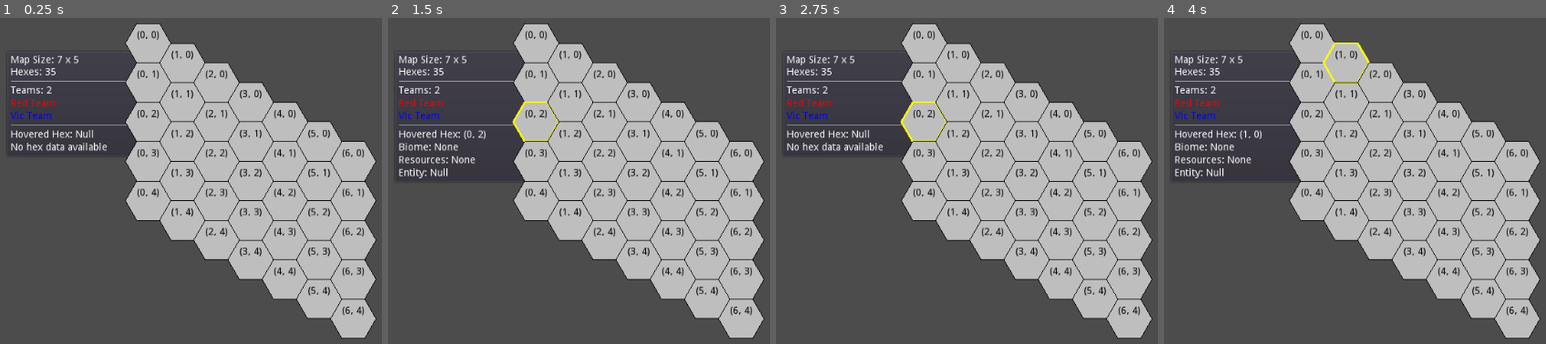
Above: before the commit, frames 1-4 (left to right).
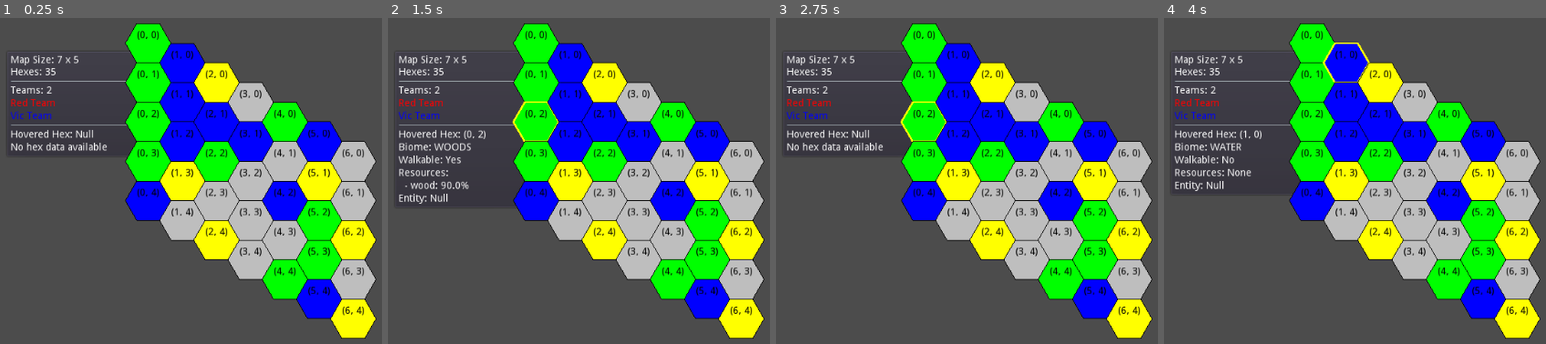
Above: after the commit, the same moments.

Repository: vgMonky/hexa_survival
Game: Godot game, scene res://hex_survival/main.tscn
Same seed, same stepped clock (60 frames per second), same inputs: the game is played once before the commit and once after it.
Inputs (mouse positions are in pixels of both pictures, inside the frame that each line leads up to):
- Up to frame 1 (0.25 s): no input
- Up to frame 2 (1.5 s): tap Enter at 0.5 s; drag from (536, 44) to (536, 161) at 0.52 s; tap Space at 1.25 s; drag from (536, 83) to (536, 200) at 1.27 s
- Up to frame 3 (2.75 s): tap Enter at 2 s; move the mouse to (924, 122) at 2.02 s; click (924, 122) at 2.17 s
- Up to frame 4 (4 s): tap Space at 2.75 s; drag from (1312, 161) to (1347, 63) at 2.77 s; tap Enter at 3.5 s; drag from (1312, 200) to (1347, 63) at 3.52 s

The runs differ from the first frame. In frame 1, 26% of the frame differs, in the area x 32-99%, y 1-99%; in frame 2, 27%, in the area x 2-99%, y 1-99%; in frame 3, 26%; in frame 4, 27%.

Commit message:
added biome system

Diff:
--- a/hex_survival/game/state/state_manager.gd
+++ b/hex_survival/game/state/state_manager.gd
@@ -10,6 +10,7 @@
 # Systems
 var team_system: TeamSystem = TeamSystem.new()
 var map_system: MapSystem = MapSystem.new()
+var biome_system: BiomeSystem = BiomeSystem.new()
 
 func initialize(width: int, height: int) -> void:
    randomize()
@@ -39,12 +40,16 @@
 	   print("State updated: ", changes.type)
 
 func _process_event(event: Dictionary) -> Dictionary:
-   match event.type:
-	   "add_team":
-		   return team_system.process_event(current_state, event)
-	   "generate_map":
-		   return map_system.process_event(current_state, event)
-   return {}
+	match event.type:
+		"add_team":
+			return team_system.process_event(current_state, event)
+		"generate_map":
+			# Chain the systems: MapSystem creates structure, BiomeSystem applies biomes
+			var map_result = map_system.process_event(current_state, event)
+			if map_result.empty():
+				return {}
+			return biome_system.process_event(current_state, map_result)
+	return {}
 
 func _apply_changes(changes: Dictionary) -> GameState:
 	var new_state = GameState.new(current_state.map_data.width, current_state.map_data.height)
--- /dev/null
+++ b/hex_survival/game/systems/biome_system.gd
@@ -0,0 +1,57 @@
+# game/systems/biome_system.gd
+class_name BiomeSystem
+extends BaseSystem
+
+const BIOME_TYPES = {
+	"WOODS": {
+		"color": Color.green,
+		"walkable": true,
+		"resources": {
+			"wood": 0.9  # 90% chance
+		}
+	},
+	"CAVE": {
+		"color": Color.gray,
+		"walkable": true,
+		"resources": {
+			"rock": 0.9,  # 90% chance
+			"iron": 0.2   # 20% chance
+		}
+	},
+	"DESERT": {
+		"color": Color.yellow,
+		"walkable": true,
+		"resources": {}  # no resources
+	},
+	"WATER": {
+		"color": Color.blue,
+		"walkable": false,
+		"resources": {}  # no resources
+	}
+}
+
+func process_event(current_state: GameState, event: Dictionary) -> Dictionary:
+	match event.type:
+		"generate_map":
+			return _apply_biomes(current_state, event)
+	return {}
+
+func _apply_biomes(_state: GameState, event: Dictionary) -> Dictionary:
+	var hexes = event.hexes # Get the hexes from the MapSystem
+
+	# Apply biomes to each hex
+	for hex in hexes.values():
+		var biome_type = _get_random_biome()
+		hex.biome = biome_type
+		hex.biome_data = BIOME_TYPES[biome_type]
+
+	return {
+		"type": "generate_map",
+		"width": event.width,
+		"height": event.height,
+		"hexes": hexes
+	}
+
+func _get_random_biome() -> String:
+	var biomes = BIOME_TYPES.keys()
+	return biomes[randi() % biomes.size()]
--- a/hex_survival/game/systems/map_system.gd
+++ b/hex_survival/game/systems/map_system.gd
@@ -5,16 +5,24 @@
 func process_event(current_state: GameState, event: Dictionary) -> Dictionary:
 	match event.type:
 		"generate_map":
-			return _generate_map(current_state, event)
+			return _generate_map_structure(current_state, event)
 	return {}
 
-func _generate_map(_state: GameState, event: Dictionary) -> Dictionary:
+func _generate_map_structure(_state: GameState, event: Dictionary) -> Dictionary:
+	# Validate map dimensions
+	if event.width <= 0 or event.height <= 0:
+		push_error("Invalid map dimensions")
+		return {}
+
+	# Create basic hex structure
 	var hexes = {}
 	for q in range(event.width):
 		for r in range(event.height):
 			hexes[Vector2(q, r)] = {
 				"position": Vector2(q, r),
-				"entity": null
+				"entity": null,
+				"biome": null,
+				"biome_data": null
 			}
 
 	return {
--- a/hex_survival/view/map/hex_location.gd
+++ b/hex_survival/view/map/hex_location.gd
@@ -6,6 +6,7 @@
 
 var hex_pos: Vector2
 var is_hovered: bool = false
+var biome_data: Dictionary
 
 func _ready() -> void:
 	connect("mouse_entered", self, "_on_mouse_entered")
@@ -17,14 +18,17 @@
 	collision_shape.shape.radius = HEX_SIZE / 1.5
 	add_child(collision_shape)
 
-func initialize(pos: Vector2) -> void:
+func initialize(pos: Vector2, hex_data: Dictionary = {}) -> void:
 	hex_pos = pos
+	if hex_data.has("biome_data"):
+		biome_data = hex_data.biome_data
 	update()
 
 func _draw() -> void:
 	var points = _get_hex_points()
-	# Draw the hex shape
-	draw_colored_polygon(points, Color.gray)
+	# Draw the hex shape with biome color
+	var color = biome_data.get("color", Color.gray)
+	draw_colored_polygon(points, color)
 	# Draw the hex border
 	if is_hovered:
 		draw_polyline(points + [points[0]], Color.yellow, 3.0)
--- a/hex_survival/view/map/map_view.gd
+++ b/hex_survival/view/map/map_view.gd
@@ -35,7 +35,8 @@
 			add_child(hex)
 			var pos = Vector2(q, r)
 			hex.position = _get_hex_position(pos)
-			hex.initialize(pos)
+			var hex_data = state_manager.current_state.map_data.hexes[pos]
+			hex.initialize(pos, hex_data)
 			hex_locations[pos] = hex
 
 func _get_hex_position(pos: Vector2) -> Vector2:
--- a/hex_survival/view/ui/info_ui.gd
+++ b/hex_survival/view/ui/info_ui.gd
@@ -47,12 +47,35 @@
 
 	if hovered_hex in state.map_data.hexes:
 		var hex_data = state.map_data.hexes[hovered_hex]
+		# Display biome type
 		hex_label = Label.new()
 		hex_label.text = "Biome: %s" % str(hex_data.get("biome", "None"))
 		hex_info.add_child(hex_label)
+
+		# Display walkability
 		hex_label = Label.new()
-		hex_label.text = "Resources: %s" % str(hex_data.get("resources", "None"))
+		var walkable = hex_data.get("biome_data", {}).get("walkable", false)
+		hex_label.text = "Walkable: %s" % ("Yes" if walkable else "No")
 		hex_info.add_child(hex_label)
+
+		# Display resources and their chances
+		var resources = hex_data.get("biome_data", {}).get("resources", {})
+		if resources.empty():
+			hex_label = Label.new()
+			hex_label.text = "Resources: None"
+			hex_info.add_child(hex_label)
+		else:
+			hex_label = Label.new()
+			hex_label.text = "Resources:"
+			hex_info.add_child(hex_label)
+
+			for resource in resources:
+				var chance = resources[resource] * 100
+				hex_label = Label.new()
+				hex_label.text = "  - %s: %.1f%%" % [resource, chance]
+				hex_info.add_child(hex_label)
+
+		# Display entity if any
 		hex_label = Label.new()
 		hex_label.text = "Entity: %s" % str(hex_data.get("entity", "None"))
 		hex_info.add_child(hex_label)
--- a/project.godot
+++ b/project.godot
@@ -14,6 +14,11 @@
 "language": "GDScript",
 "path": "res://hex_survival/game/systems/base_system.gd"
 }, {
+"base": "BaseSystem",
+"class": "BiomeSystem",
+"language": "GDScript",
+"path": "res://hex_survival/game/systems/biome_system.gd"
+}, {
 "base": "Reference",
 "class": "GameState",
 "language": "GDScript",
@@ -29,7 +34,7 @@
 "language": "GDScript",
 "path": "res://hex_survival/view/ui/info_ui.gd"
 }, {
-"base": "Reference",
+"base": "BaseSystem",
 "class": "MapSystem",
 "language": "GDScript",
 "path": "res://hex_survival/game/systems/map_system.gd"
@@ -39,7 +44,7 @@
 "language": "GDScript",
 "path": "res://hex_survival/view/map/map_view.gd"
 }, {
-"base": "Reference",
+"base": "Node",
 "class": "StateManager",
 "language": "GDScript",
 "path": "res://hex_survival/game/state/state_manager.gd"
@@ -56,6 +61,7 @@
 } ]
 _global_script_class_icons={
 "BaseSystem": "",
+"BiomeSystem": "",
 "GameState": "",
 "HexLocation": "",
 "InfoUI": "",
